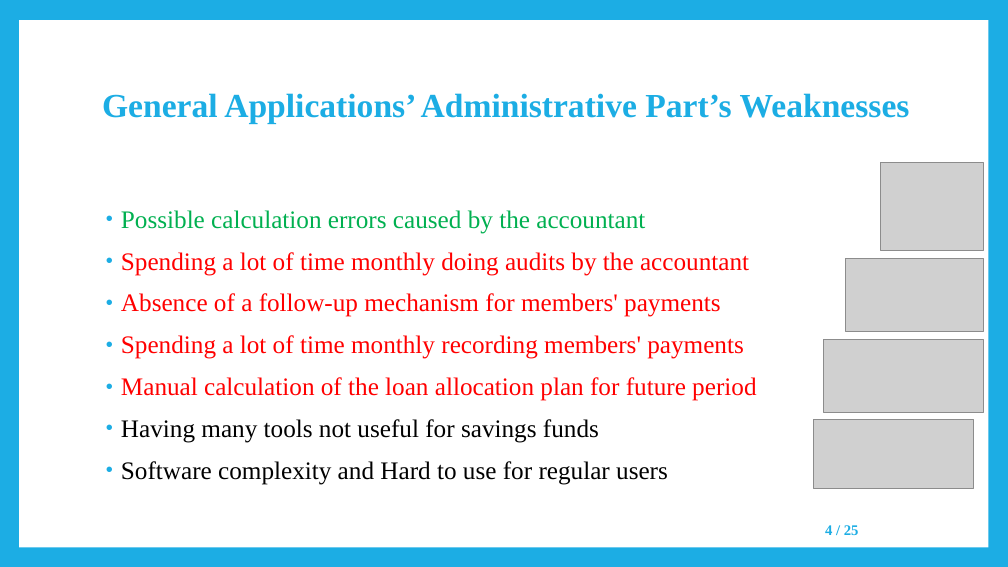
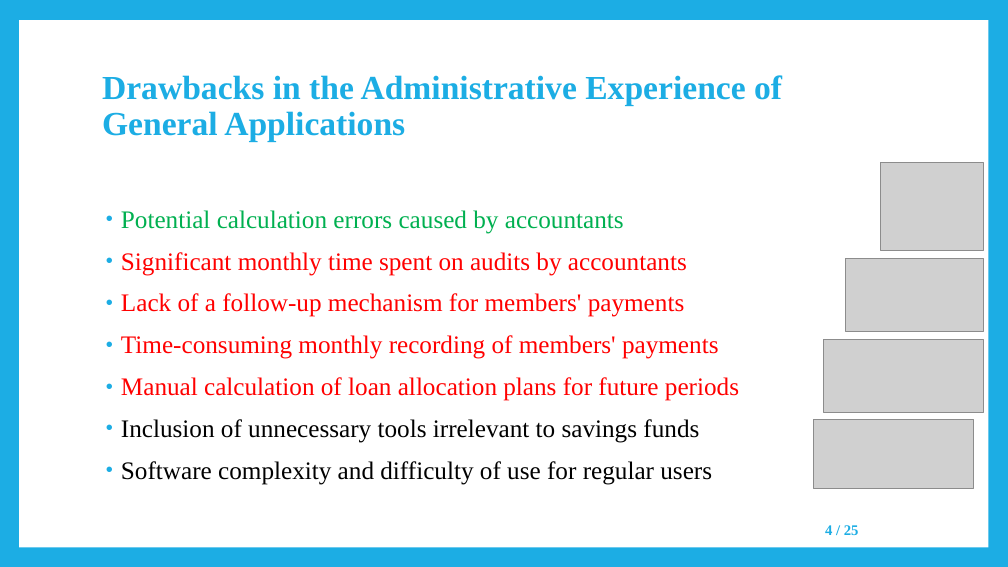
Before and after one commit to negarK2000/Presentation, a slide deck: slide 4 of SavingsFundsManagementSystems/SavingsFundsManagementSystems_Presentation.pptx. Drawn at 1008x567 pixels with LibreOffice and Linux fonts; fonts in the diff are those of the drawing; grey boxes stand for pictures. Boxes give left, top, right and bottom in pixels: in the first picture for what was removed or moved away, otherwise in the second. Text is boxed around its words. In the diff, an @@ line names an element or a change of style, - is before the commit and + after.

```diff
--- a/SavingsFundsManagementSystems/SavingsFundsManagementSystems_Presentation.pptx
+++ b/SavingsFundsManagementSystems/SavingsFundsManagementSystems_Presentation.pptx
@@ title at (102, 75, 782, 142): text changed @@
-General Applications’ Administrative Part’s Weaknesses
+Drawbacks in the Administrative Experience of General Applications
@@ text at (121, 210, 739, 485): text changed @@
-• Possible calculation errors caused by the accountant
-• Spending a lot of time monthly doing audits by the accountant
-• Absence of a follow-up mechanism for members' payments
-• Spending a lot of time monthly recording members' payments
-• Manual calculation of the loan allocation plan for future period
-• Having many tools not useful for savings funds
-• Software complexity and Hard to use for regular users
+• Potential calculation errors caused by accountants
+• Significant monthly time spent on audits by accountants
+• Lack of a follow-up mechanism for members' payments
+• Time-consuming monthly recording of members' payments
+• Manual calculation of loan allocation plans for future periods
+• Inclusion of unnecessary tools irrelevant to savings funds
+• Software complexity and difficulty of use for regular users
```
Also in this commit, not shown: 18 other slides changed, 11 other files.
